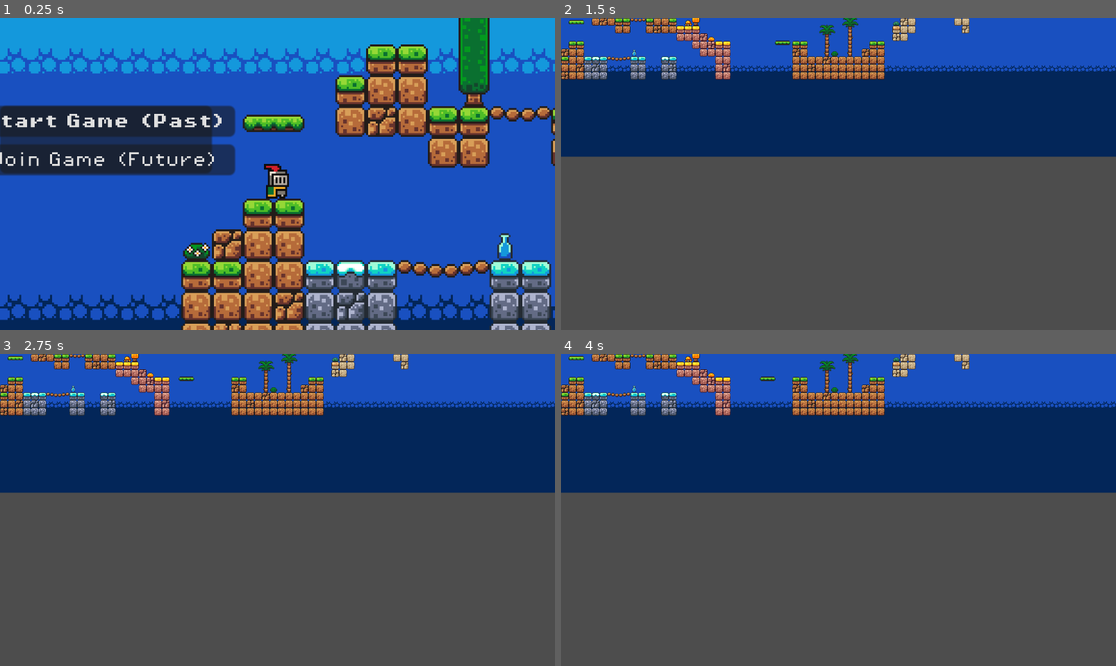
Above: before the commit, frames 1-4 (two rows, left to right).
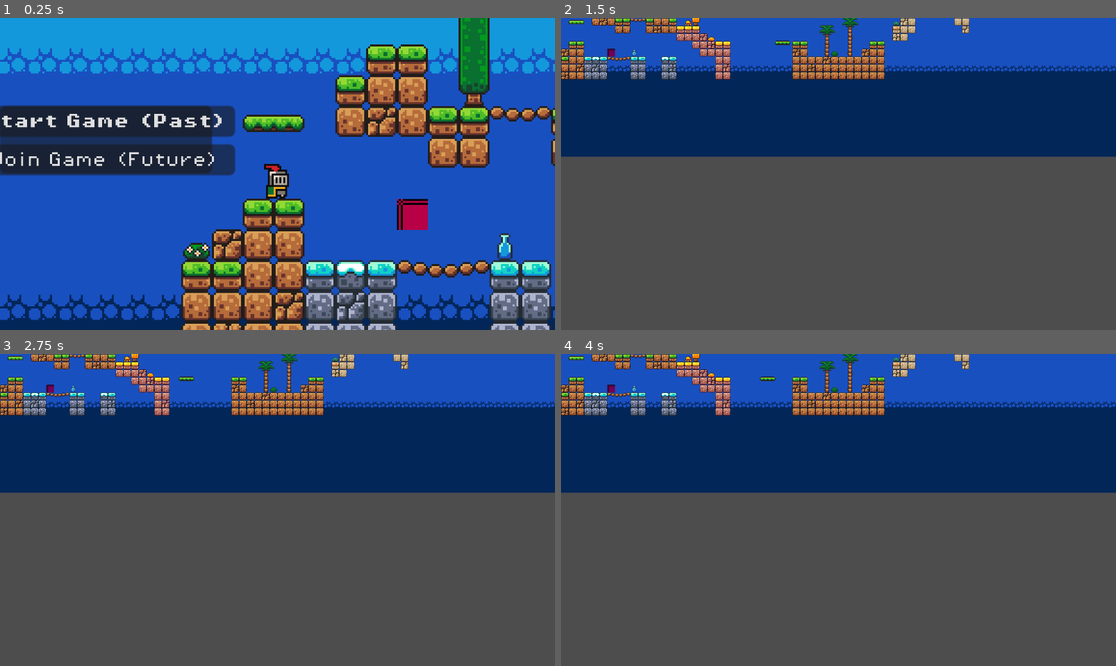
Above: after the commit, the same moments.

Repository: goodbless/first-game-in-godot
Game: Godot game, scene res://scenes/game.tscn
Two runs of this game, one before a commit and one after it. Both use one fixed random seed, a clock stepped at 60 frames per second and the inputs below.
Inputs (mouse positions are in pixels of both pictures, inside the frame that each line leads up to):
- Up to frame 1 (0.25 s): no input
- Up to frame 2 (1.5 s): click "Join Game (Future)" at 0.5 s; tap Enter at 1.25 s; move the mouse to (960, 158) at 1.27 s; hold Right (move_right) from 1.28 s (still down); click (960, 158) at 1.42 s
- Up to frame 3 (2.75 s): tap Space (jump) at 1.52, 1.82, 2 s; release Right (move_right) at 2 s; drag from (166, 525) to (33, 422) at 2.02 s
- Up to frame 4 (4 s): tap Enter at 2.75 s; move the mouse to (894, 441) at 2.77 s; hold Right (move_right) 2.78-3.5 s; tap Space (jump) at 3.5 s; drag from (810, 572) to (672, 463) at 3.52 s

The runs differ from the first frame. In frame 1, 0.6% of the frame differs, in the area x 71-78%, y 57-68%; in frame 2, less than 0.1%; in frame 3, less than 0.1%; in frame 4, less than 0.1%.

Commit message:
Add pushable dual-era box with server-authoritative sync; fix era visibility and random peer id era checks

Diff:
--- a/First Game/scenes/game.tscn
+++ b/First Game/scenes/game.tscn
@@ -8,6 +8,7 @@
 [ext_resource type="PackedScene" uid="uid://dtrbka1ef726o" path="res://scenes/killzone.tscn" id="5_x8euu"]
 [ext_resource type="FontFile" uid="uid://dbjl1e6kdxpl6" path="res://assets/fonts/PixelOperator8.ttf" id="7_8cblx"]
 [ext_resource type="Script" uid="uid://b366vfldudqpa" path="res://scripts/goal_zone.gd" id="11_goals"]
+[ext_resource type="PackedScene" path="res://scenes/objects/box.tscn" id="12_box"]
 
 [sub_resource type="TileSetAtlasSource" id="TileSetAtlasSource_ashvg"]
 texture = ExtResource("2_r1crl")
@@ -252,6 +253,11 @@
 [node name="CollisionShape2D" type="CollisionShape2D" parent="Killzone" unique_id=1240029325]
 shape = SubResource("WorldBoundaryShape2D_cn5tm")
 
+[node name="Objects" type="Node2D" parent="." unique_id=1474603628]
+
+[node name="Box" parent="Objects" unique_id=1757781263 instance=ExtResource("12_box")]
+position = Vector2(120, 20)
+
 [node name="Platforms" type="Node" parent="." unique_id=965775456]
 
 [node name="Platform" parent="Platforms" unique_id=602685749 instance=ExtResource("3_cmfc3")]
--- /dev/null
+++ b/First Game/scenes/objects/box.tscn
@@ -0,0 +1,52 @@
+[gd_scene load_steps=6 format=3]
+
+[ext_resource type="Script" path="res://scripts/interactables/box.gd" id="1_box"]
+
+[sub_resource type="PlaceholderTexture2D" id="BoxTex"]
+size = Vector2(16, 16)
+
+[sub_resource type="RectangleShape2D" id="BoxShape"]
+size = Vector2(16, 16)
+
+[sub_resource type="RectangleShape2D" id="SensorShape"]
+size = Vector2(6, 12)
+
+[sub_resource type="SceneReplicationConfig" id="BoxSync"]
+properties/0/path = NodePath(".:position")
+properties/0/spawn = true
+properties/0/replication_mode = 1
+
+[node name="Box" type="CharacterBody2D"]
+script = ExtResource("1_box")
+
+[node name="CollisionShape2D" type="CollisionShape2D" parent="."]
+shape = SubResource("BoxShape")
+
+[node name="PastVisual" type="Node2D" parent="."]
+
+[node name="Sprite2D" type="Sprite2D" parent="PastVisual"]
+texture = SubResource("BoxTex")
+modulate = Color(0.72, 0.5, 0.28, 1)
+
+[node name="FutureVisual" type="Node2D" parent="."]
+
+[node name="Sprite2D" type="Sprite2D" parent="FutureVisual"]
+texture = SubResource("BoxTex")
+modulate = Color(0.45, 0.4, 0.35, 1)
+
+[node name="PushLeft" type="Area2D" parent="."]
+position = Vector2(-11, 0)
+collision_mask = 6
+
+[node name="CollisionShape2D" type="CollisionShape2D" parent="PushLeft"]
+shape = SubResource("SensorShape")
+
+[node name="PushRight" type="Area2D" parent="."]
+position = Vector2(11, 0)
+collision_mask = 6
+
+[node name="CollisionShape2D" type="CollisionShape2D" parent="PushRight"]
+shape = SubResource("SensorShape")
+
+[node name="Synchronizer" type="MultiplayerSynchronizer" parent="."]
+replication_config = SubResource("BoxSync")
--- a/First Game/scripts/goal_zone.gd
+++ b/First Game/scripts/goal_zone.gd
@@ -20,7 +20,8 @@
 		_occupied = false
 
 func _is_era_player(body) -> bool:
-	return body is CharacterBody2D and "player_id" in body and body.player_id == goal_era
+	return body is CharacterBody2D and "player_id" in body \
+		and MultiplayerManager.era_of(body.player_id) == goal_era
 
 func _check_win():
 	if not multiplayer.is_server():
--- /dev/null
+++ b/First Game/scripts/interactables/box.gd
@@ -0,0 +1,34 @@
+extends "res://scripts/interactables/interactable_body.gd"
+
+## Pushable crate. Server-authoritative physics; clients render the synced
+## position — the future player sees it move "on its own".
+
+const PUSH_SPEED := 40.0
+
+var gravity = ProjectSettings.get_setting("physics/2d/default_gravity")
+
+@onready var push_left := $PushLeft
+@onready var push_right := $PushRight
+
+
+func _ready() -> void:
+	super()
+	if multiplayer.multiplayer_peer != null and not multiplayer.is_server():
+		set_physics_process(false)
+
+
+func _physics_process(delta: float) -> void:
+	if not is_on_floor():
+		velocity.y += gravity * delta
+
+	var push := 0
+	for body in push_left.get_overlapping_bodies():
+		if _can_interact(body):
+			push = 1
+	for body in push_right.get_overlapping_bodies():
+		if _can_interact(body):
+			push = -1
+
+	velocity.x = push * PUSH_SPEED if push != 0 else 0.0
+
+	move_and_slide()
--- /dev/null
+++ b/First Game/scripts/interactables/interactable.gd
@@ -0,0 +1,40 @@
+extends Node2D
+
+## Base for all era-aware interactables. Handles dual visuals, era ownership
+## checks and level reset. Physics/state specifics live in subclasses.
+
+@export var owner_era := 1  ## 1 = past player, 2 = future player
+
+var _initial_position: Vector2
+
+
+func _ready() -> void:
+	add_to_group("level_resettable")
+	add_to_group("interactables")
+	_initial_position = position
+	apply_era_visibility()
+
+
+func apply_era_visibility() -> void:
+	var past_visual := get_node_or_null("PastVisual")
+	var future_visual := get_node_or_null("FutureVisual")
+	if MultiplayerManager.my_era == MultiplayerManager.Era.FUTURE:
+		if past_visual != null:
+			past_visual.visible = false
+		if future_visual != null:
+			future_visual.visible = true
+	else:
+		if past_visual != null:
+			past_visual.visible = true
+		if future_visual != null:
+			future_visual.visible = false
+
+
+func _can_interact(body) -> bool:
+	return body is CharacterBody2D and "player_id" in body \
+		and MultiplayerManager.era_of(body.player_id) == owner_era
+
+
+func reset_level() -> void:
+	if multiplayer.multiplayer_peer != null and multiplayer.is_server():
+		position = _initial_position
--- /dev/null
+++ b/First Game/scripts/interactables/interactable_body.gd
@@ -0,0 +1,41 @@
+extends CharacterBody2D
+
+## Physics-body variant of the era-aware interactable base (for pushable/
+## falling objects). Area2D/StaticBody2D objects use interactable.gd instead.
+
+@export var owner_era := 1  ## 1 = past player, 2 = future player
+
+var _initial_position: Vector2
+
+
+func _ready() -> void:
+	add_to_group("level_resettable")
+	add_to_group("interactables")
+	_initial_position = position
+	apply_era_visibility()
+
+
+func apply_era_visibility() -> void:
+	var past_visual := get_node_or_null("PastVisual")
+	var future_visual := get_node_or_null("FutureVisual")
+	if MultiplayerManager.my_era == MultiplayerManager.Era.FUTURE:
+		if past_visual != null:
+			past_visual.visible = false
+		if future_visual != null:
+			future_visual.visible = true
+	else:
+		if past_visual != null:
+			past_visual.visible = true
+		if future_visual != null:
+			future_visual.visible = false
+
+
+func _can_interact(body) -> bool:
+	return body is CharacterBody2D and "player_id" in body \
+		and MultiplayerManager.era_of(body.player_id) == owner_era
+
+
+func reset_level() -> void:
+	if multiplayer.multiplayer_peer != null and multiplayer.is_server():
+		position = _initial_position
+		velocity = Vector2.ZERO
--- a/First Game/scripts/multiplayer/multiplayer_controller.gd
+++ b/First Game/scripts/multiplayer/multiplayer_controller.gd
@@ -37,7 +37,7 @@
 
 
 func _apply_era_skin() -> void:
-	if player_id == MultiplayerManager.Era.PAST:
+	if MultiplayerManager.era_of(player_id) == MultiplayerManager.Era.PAST:
 		animated_sprite.modulate = Color(1.0, 0.83, 0.62)
 	else:
 		animated_sprite.modulate = Color(0.65, 0.78, 1.0)
@@ -47,7 +47,7 @@
 	# L1=shared world, L2=past player, L3=future player,
 	# L4=past-only objects, L5=future-only objects. Players never collide
 	# with each other or with the other era's exclusive objects.
-	if player_id == MultiplayerManager.Era.PAST:
+	if MultiplayerManager.era_of(player_id) == MultiplayerManager.Era.PAST:
 		collision_layer = 0b00010
 		collision_mask = 0b01001
 	else:
--- a/First Game/scripts/multiplayer/multiplayer_manager.gd
+++ b/First Game/scripts/multiplayer/multiplayer_manager.gd
@@ -15,6 +15,11 @@
 var _current_level := 0
 
 
+func _refresh_era_visuals():
+	for node in get_tree().get_nodes_in_group("interactables"):
+		node.apply_era_visibility()
+
+
 func is_past() -> bool:
 	return my_era == Era.PAST
 
@@ -23,10 +28,17 @@
 	return my_era == Era.FUTURE
 
 
+## Host (peer 1) is always the past player; joined peers are future players.
+## Client peer ids are random in Godot 4, so "id == 2" is never a valid check.
+static func era_of(peer_id: int) -> Era:
+	return Era.PAST if peer_id == 1 else Era.FUTURE
+
+
 func become_host():
 	print("Starting host (PAST era)")
 
 	my_era = Era.PAST
+	_refresh_era_visuals()
 	host_mode_enabled = !OS.has_feature("dedicated_server")
 	multiplayer_mode_enabled = true
 
@@ -49,6 +61,7 @@
 	print("Player 2 join (FUTURE era)")
 
 	my_era = Era.FUTURE
+	_refresh_era_visuals()
 	multiplayer_mode_enabled = true
 	var client_peer = ENetMultiplayerPeer.new()
 	client_peer.create_client(SERVER_IP, SERVER_PORT)
Not shown, added: First Game/scripts/interactables/box.gd.uid
Not shown, added: First Game/scripts/interactables/interactable.gd.uid
Not shown, added: First Game/scripts/interactables/interactable_body.gd.uid
